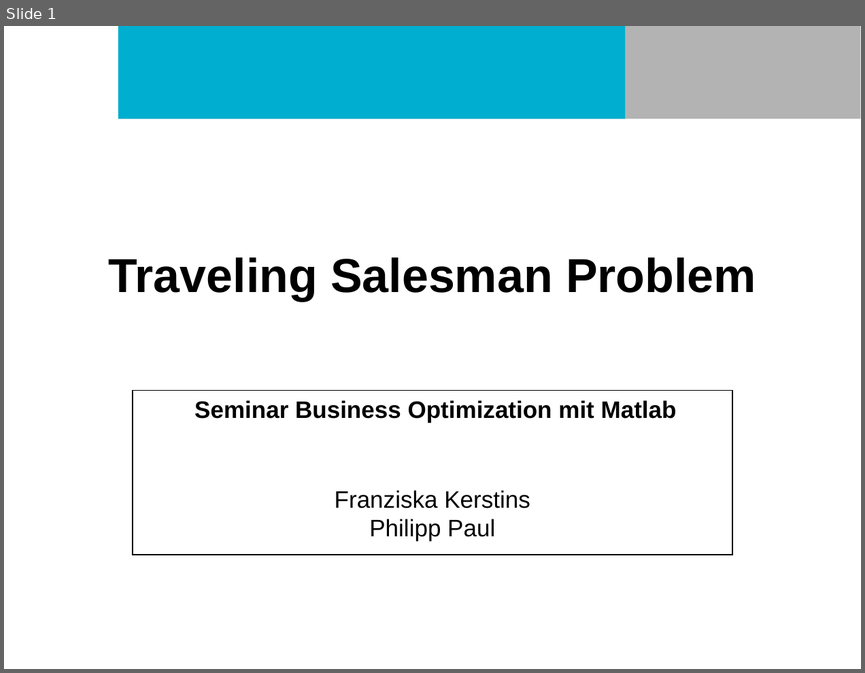
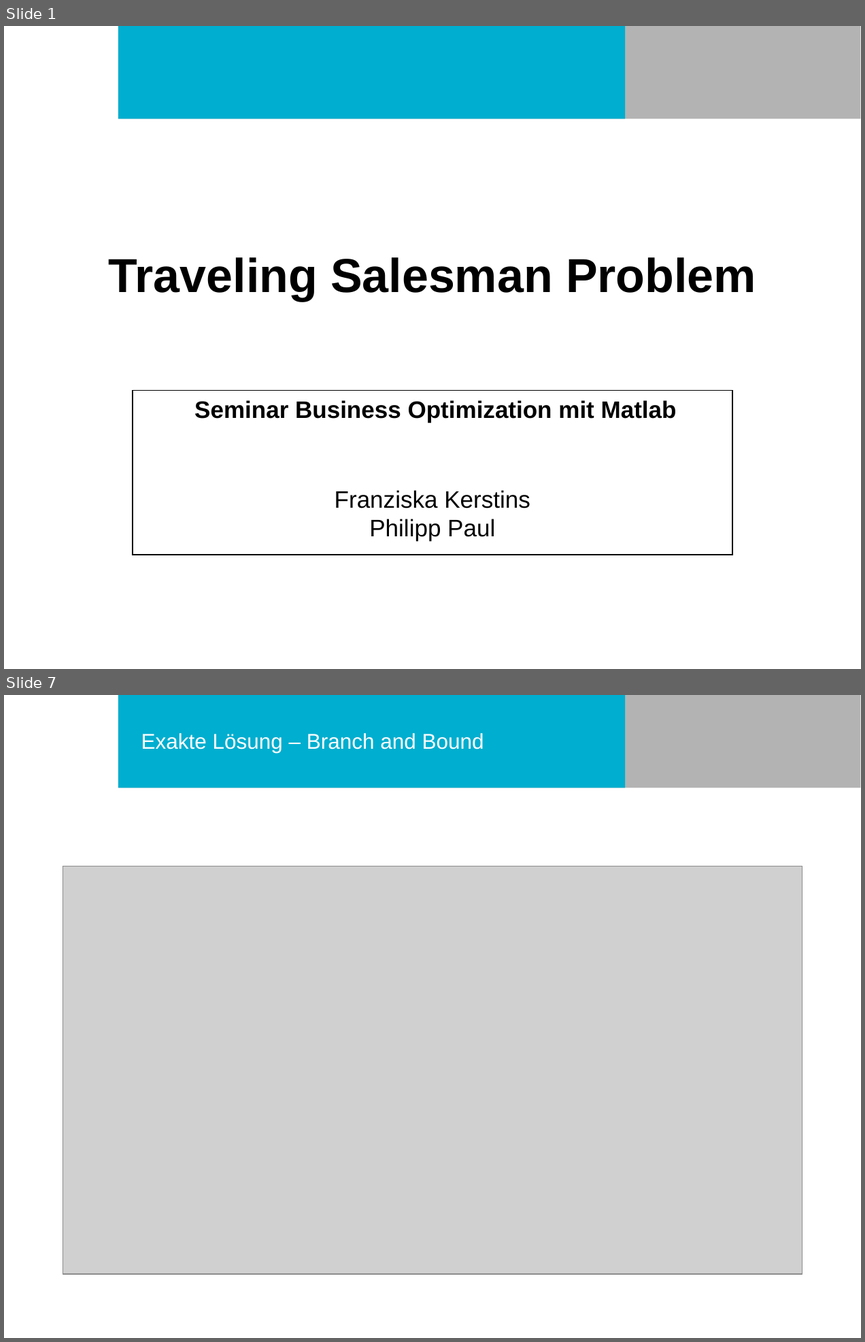
Before and after one commit to philurlaub/matlab2016, a slide deck: Präsentation.ppt. Shown one above the other, each under a label of ours: slide 1 before the commit, slides 1 and 7 after it; the slides between them are not shown. The pictures are 865x673 and 865x1342 pixels, drawn with LibreOffice and Linux fonts; fonts in the diff are those of the drawing; grey boxes stand for pictures; background and template pictures are left out. Boxes give left, top, right and bottom in pixels: in the first picture for what was removed or moved away, otherwise in the second. Text is boxed around its words. In the diff, an @@ line names an element or a change of style, - is before the commit and + after.

```diff
--- a/Präsentation.ppt
+++ b/Präsentation.ppt
@@ slide 7 added at (4, 695, 861, 1338), background #FFFFFF; not listed: 2 template elements that a slide beside it also shows @@
@@ title added at (141, 733, 484, 753), 18 pt, text #FFFFFF @@
+Exakte Lösung – Branch and Bound
@@ picture added at (63, 866, 802, 1274) @@
```
Also in this commit, not shown: 16 other slides added, 2 other files.
